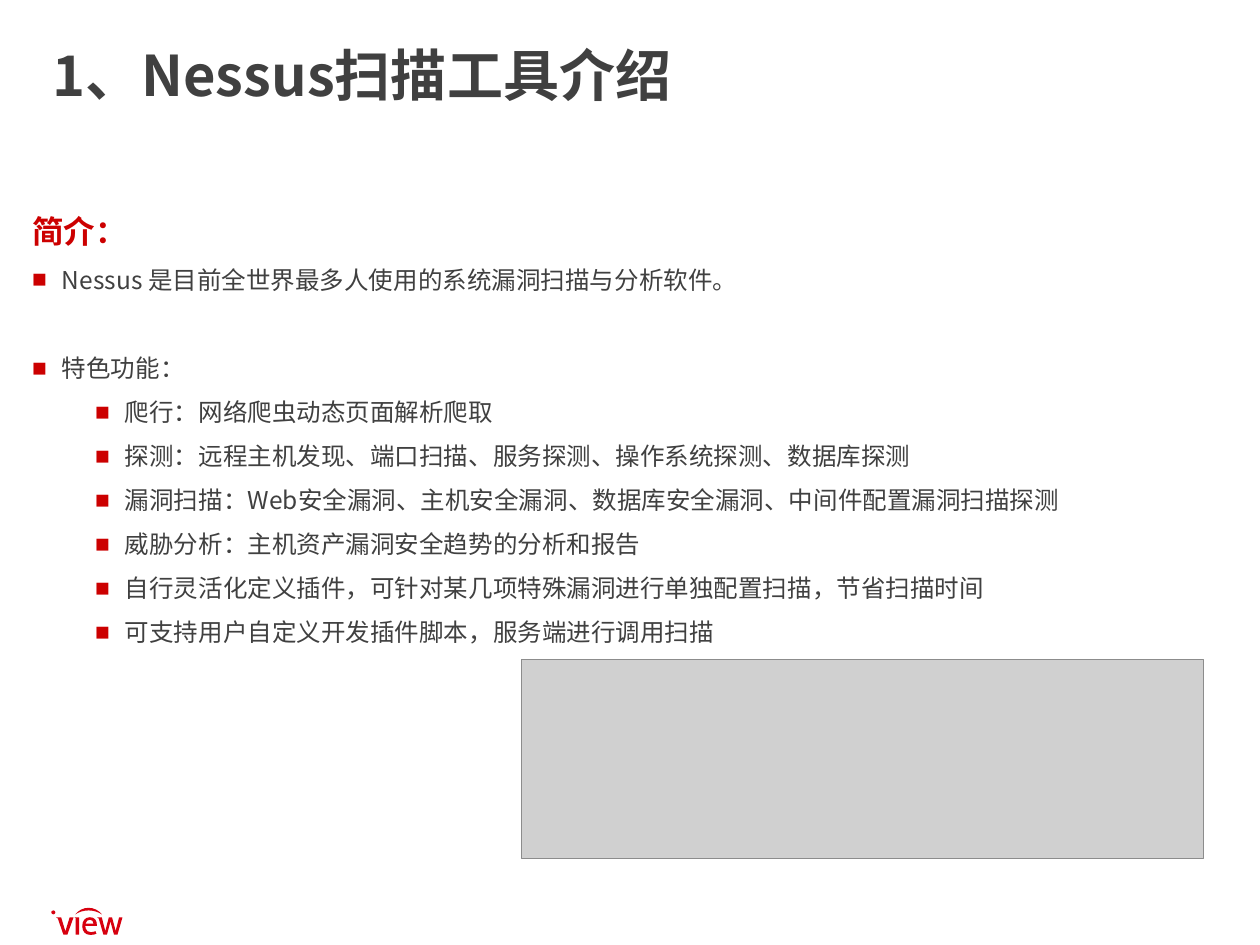
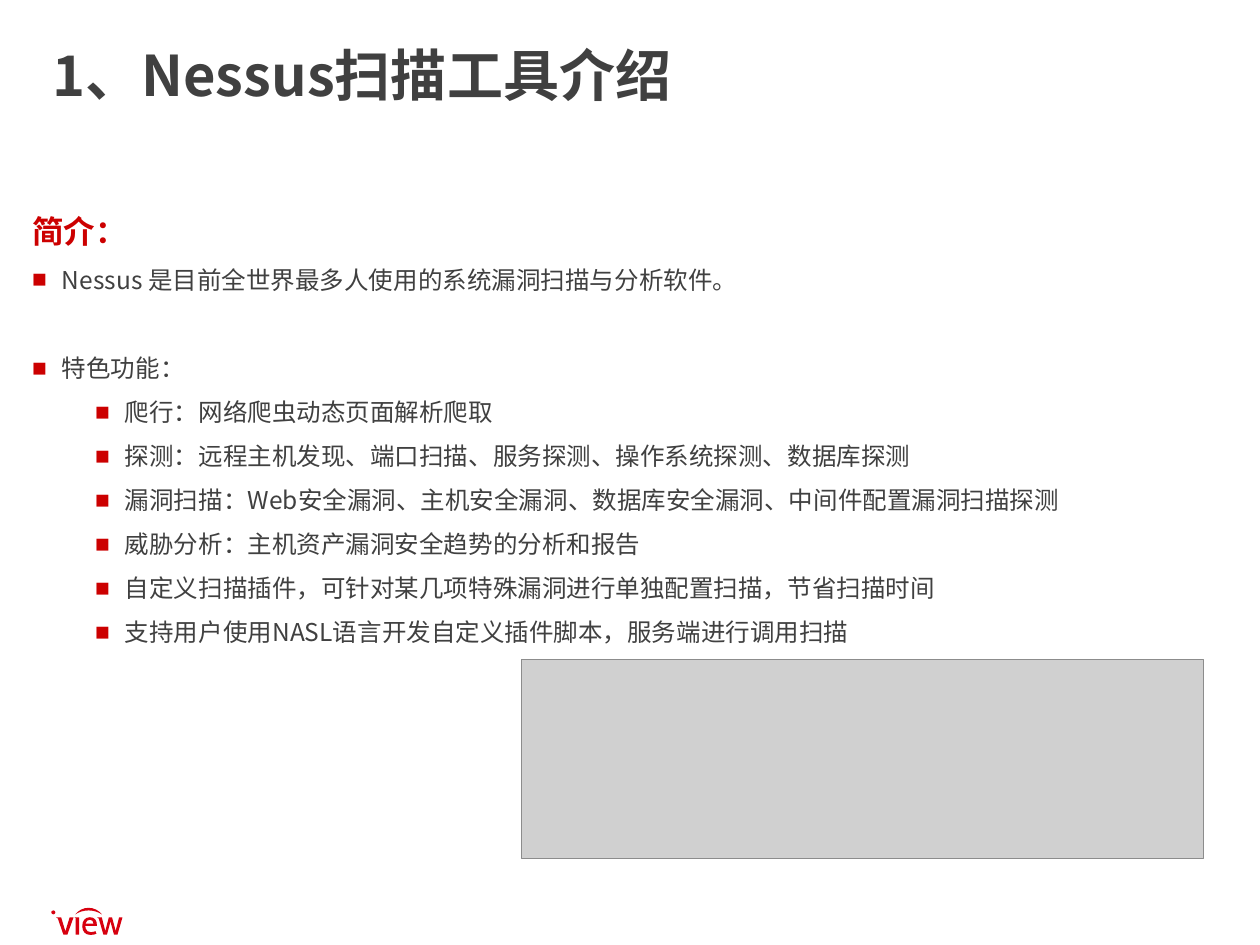
Before and after one commit to ZhaoxuepengS/OpenSourceCVECheck, a slide deck: slide 4 of lib/Rapid7&Nessus漏洞扫描.pptx. Drawn at 1260x945 pixels with LibreOffice and Linux fonts; fonts in the diff are those of the drawing; grey boxes stand for pictures; background and template pictures are left out. Boxes give left, top, right and bottom in pixels: in the first picture for what was removed or moved away, otherwise in the second. Text is boxed around its words. In the diff, an @@ line names an element or a change of style, - is before the commit and + after.

```diff
--- a/lib/Rapid7&Nessus漏洞扫描.pptx
+++ b/lib/Rapid7&Nessus漏洞扫描.pptx
@@ text at <box>125,576,935,644</box>: text changed @@
-    ■ 自行灵活化定义插件，可针对某几项特殊漏洞进行单独配置扫描，节省扫描时间
-    ■ 可支持用户自定义开发插件脚本，服务端进行调用扫描
+    ■ 自定义扫描插件，可针对某几项特殊漏洞进行单独配置扫描，节省扫描时间
+    ■ 支持用户使用NASL语言开发自定义插件脚本，服务端进行调用扫描
```
Also in this commit, not shown: 2 other slides changed.
